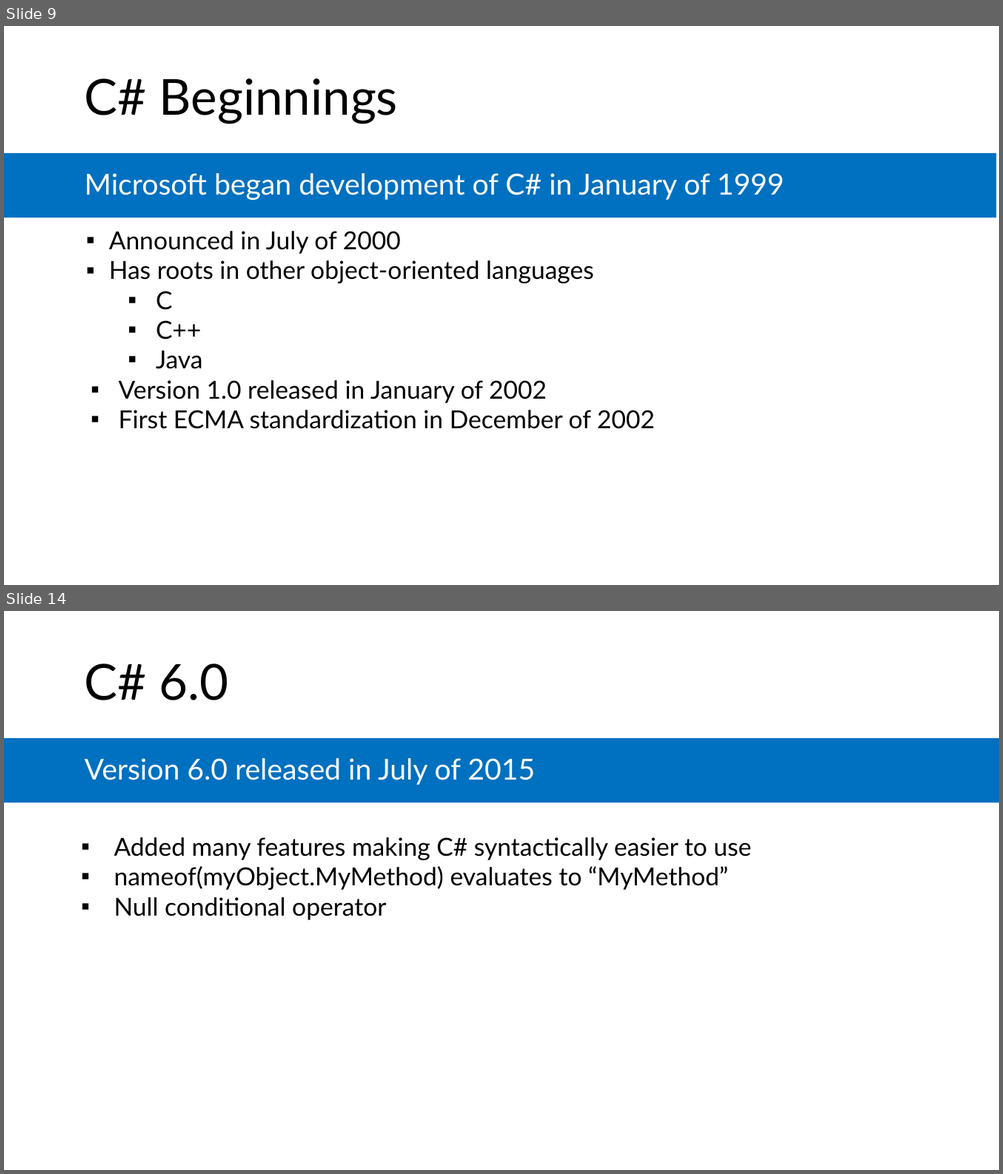
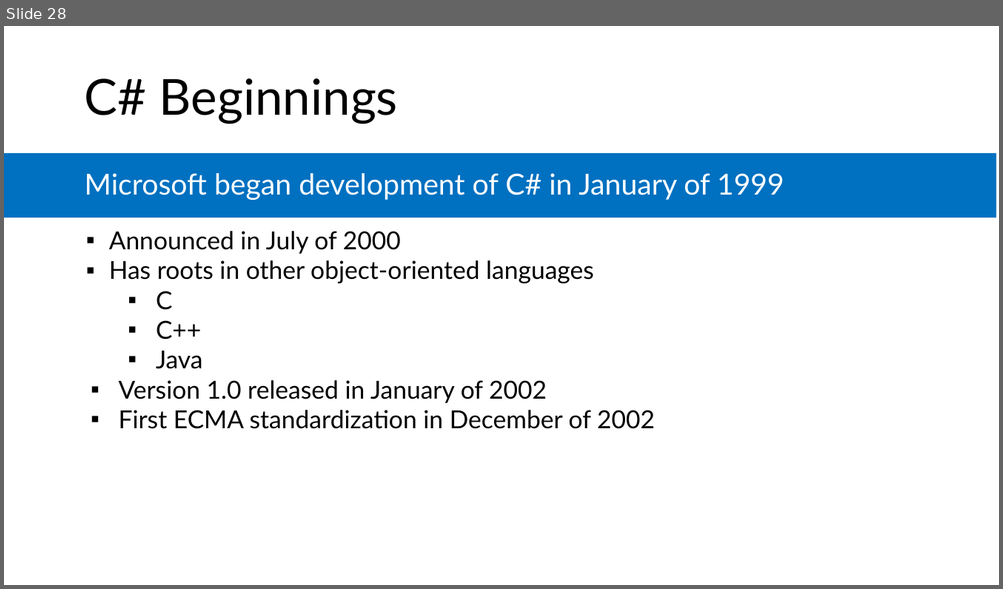
Before and after one commit to microsoft/AcademicContent, a slide deck: Complimentary Course Content/Module3/Lessons/Module3_Lesson03 C# Fundamentals.pptx. Shown one above the other, each under a label of ours: slides 9 and 14 before the commit, slide 28 after it; the slides between them are not shown. The pictures are 1003x1174 and 1003x589 pixels, drawn with LibreOffice and Linux fonts; fonts in the diff are those of the drawing. Boxes give left, top, right and bottom in pixels: in the first picture for what was removed or moved away, otherwise in the second. Text is boxed around its words. In the diff, an @@ line names an element or a change of style, - is before the commit and + after.

```diff
--- a/Complimentary Course Content/Module3/Lessons/Module3_Lesson03 C# Fundamentals.pptx
+++ b/Complimentary Course Content/Module3/Lessons/Module3_Lesson03 C# Fundamentals.pptx
@@ slide 14 removed at [4, 611, 999, 1170], background #FFFFFF @@
@@ title removed at [85, 664, 229, 701] @@
-C# 6.0
@@ rectangle removed at [4, 738, 999, 803] @@
@@ text removed at [85, 758, 535, 785] @@
-Version 6.0 released in July of 2015
@@ text removed at [114, 837, 751, 920] @@
-▪ Added many features making C# syntactically easier to use
-▪ nameof(myObject.MyMethod) evaluates to “MyMethod”
-▪ Null conditional operator
@@ what was slide 9 is now slide 28 @@
```
Also in this commit, not shown: 3 slides changed, 2 other slides removed, 9 other files.
